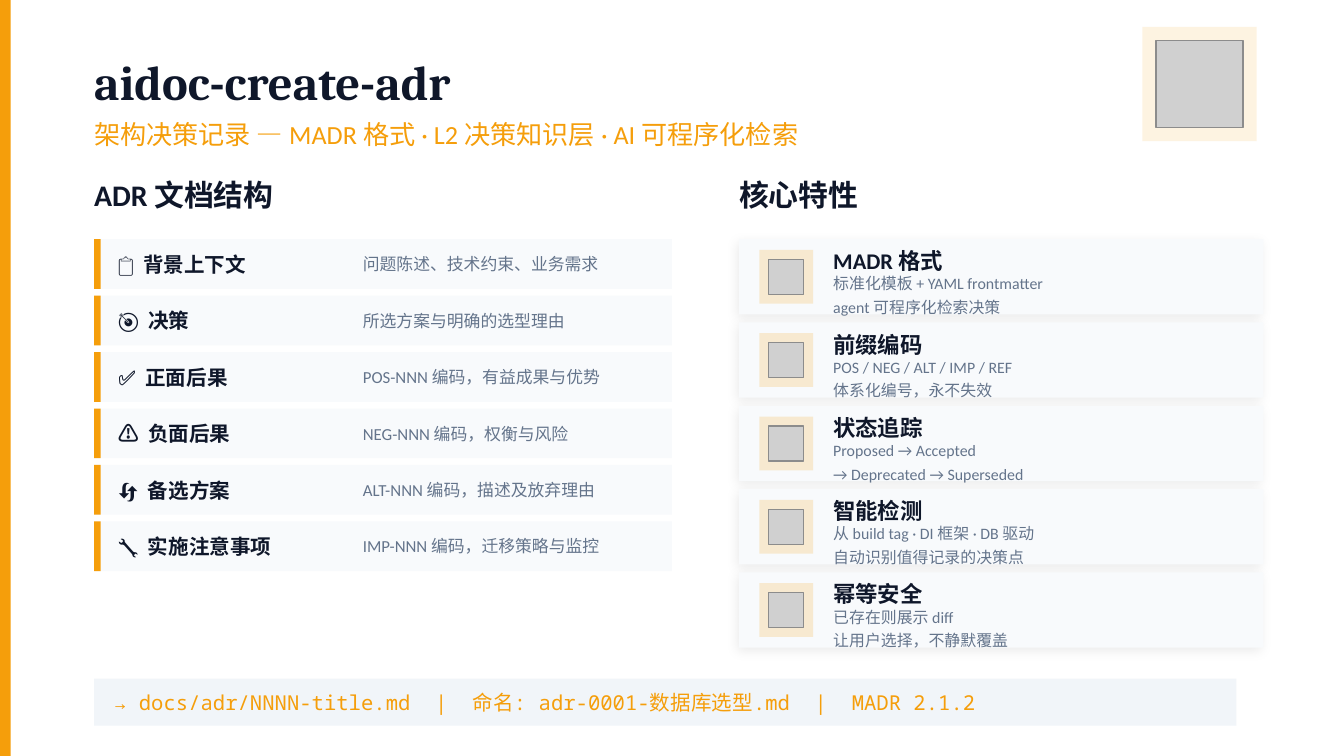
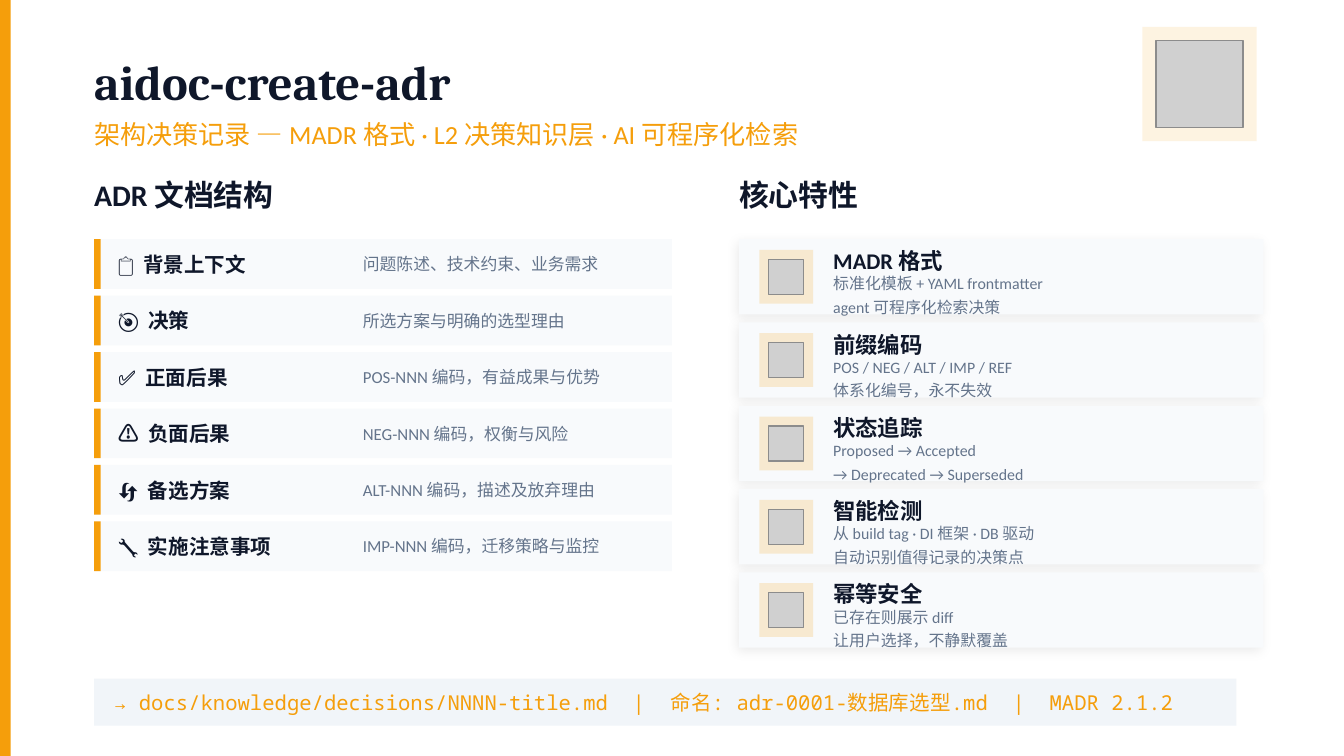
Before and after one commit to xdlsy/myskill, a slide deck: slide 11 of pptx/aidoc-introduction.pptx. Drawn at 1344x756 pixels with LibreOffice and Linux fonts; fonts in the diff are those of the drawing; grey boxes stand for pictures. Boxes give left, top, right and bottom in pixels: in the first picture for what was removed or moved away, otherwise in the second. Text is boxed around its words. In the diff, an @@ line names an element or a change of style, - is before the commit and + after.

```diff
--- a/pptx/aidoc-introduction.pptx
+++ b/pptx/aidoc-introduction.pptx
@@ text at bbox=[139, 692, 1173, 715]: text changed @@
-→ docs/adr/NNNN-title.md | 命名: adr-0001-数据库选型.md | MADR 2.1.2
+→ docs/knowledge/decisions/NNNN-title.md | 命名: adr-0001-数据库选型.md | MADR 2.1.2
```
Also in this commit, not shown: 6 other slides changed, 1 slide added, 28 other files.
